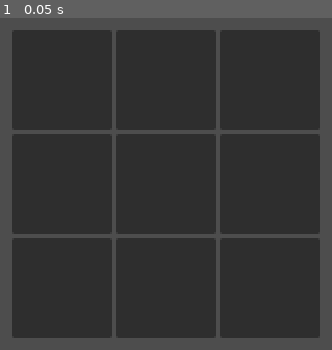
Above: before the commit, frame 1.
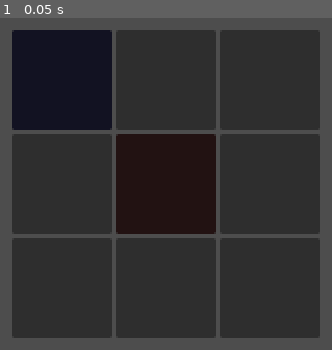
Above: after the commit, the same moment.

Repository: CullsGit/godot-4-tcg
Game: Godot game, scene res://scenes/Board.tscn
The game is run twice, just before and just after one commit, with the same random seed, the same clock (stepped at 60 frames per second) and the same inputs.
Inputs:
- Up to frame 1 (0.05 s): no input

The runs differ from the first frame. In frame 1, 18% of the frame differs, in the area x 3-66%, y 3-66%.

Commit message:
add a test card to be placed in a slot

Diff:
--- a/scenes/Board.gd
+++ b/scenes/Board.gd
@@ -1,9 +1,30 @@
 extends Control
+
+@onready var grid = $Grid  # Reference to GridContainer
+
+@export var slot_scene: PackedScene  # Assign `Slot.tscn` in Inspector
+@export var card_scene: PackedScene  # Assign `Card.tscn` in Inspector
 
 var slots = []  # List of all slots on the board
 
 func _ready():
-	# Find all slots inside the GridContainer
-	for child in $Grid.get_children():
+	# Store slot references
+	for child in grid.get_children():
 		if child is Control:
 			slots.append(child)
+
+	# Manually place cards for testing
+	place_test_cards()
+
+func place_test_cards():
+	var test_card1 = card_scene.instantiate()
+	test_card1.card_type = "Tank"
+	test_card1.card_color = Color.BLUE  # Blue for Tank
+
+	var test_card2 = card_scene.instantiate()
+	test_card2.card_type = "Damage"
+	test_card2.card_color = Color.RED  # Red for Damage
+
+	# Place them in specific slots
+	slots[0].place_card(test_card1)  # Top-left slot
+	slots[4].place_card(test_card2)  # Center slot
--- a/scenes/Board.tscn
+++ b/scenes/Board.tscn
@@ -1,7 +1,8 @@
-[gd_scene load_steps=3 format=3 uid="uid://cjnww261m6pw"]
+[gd_scene load_steps=4 format=3 uid="uid://cjnww261m6pw"]
 
 [ext_resource type="Script" path="res://scenes/Board.gd" id="1_mj0ke"]
 [ext_resource type="PackedScene" uid="uid://bc8ob71spb8ro" path="res://scenes/Slot.tscn" id="2_qs5qd"]
+[ext_resource type="PackedScene" uid="uid://dgoplkvhg560w" path="res://scenes/Card.tscn" id="3_u4nkn"]
 
 [node name="Board" type="Control"]
 custom_minimum_size = Vector2(300, 300)
@@ -12,6 +13,8 @@
 offset_right = 848.0
 offset_bottom = 372.0
 script = ExtResource("1_mj0ke")
+slot_scene = ExtResource("2_qs5qd")
+card_scene = ExtResource("3_u4nkn")
 
 [node name="Grid" type="GridContainer" parent="."]
 layout_mode = 1
